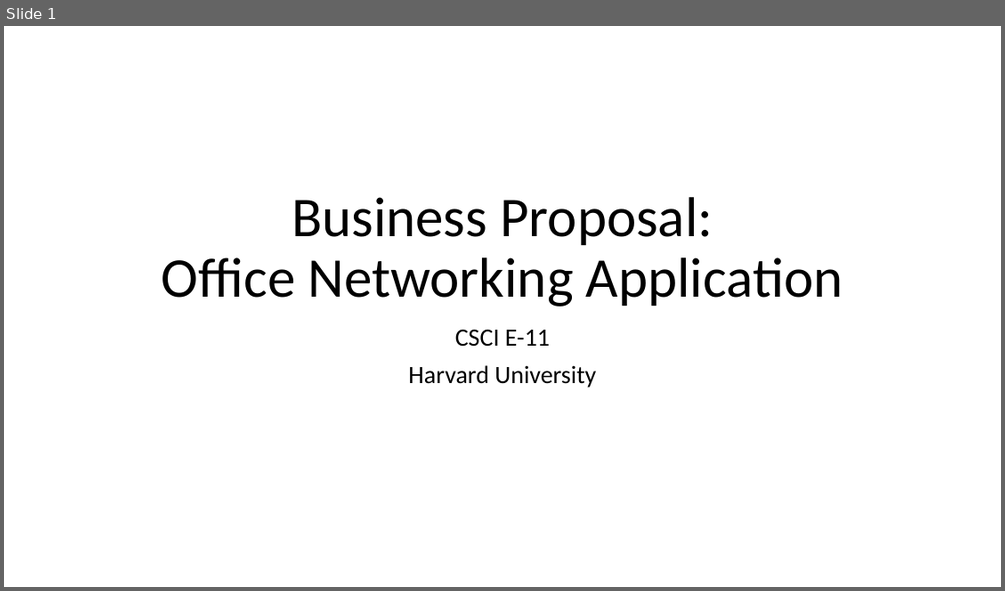
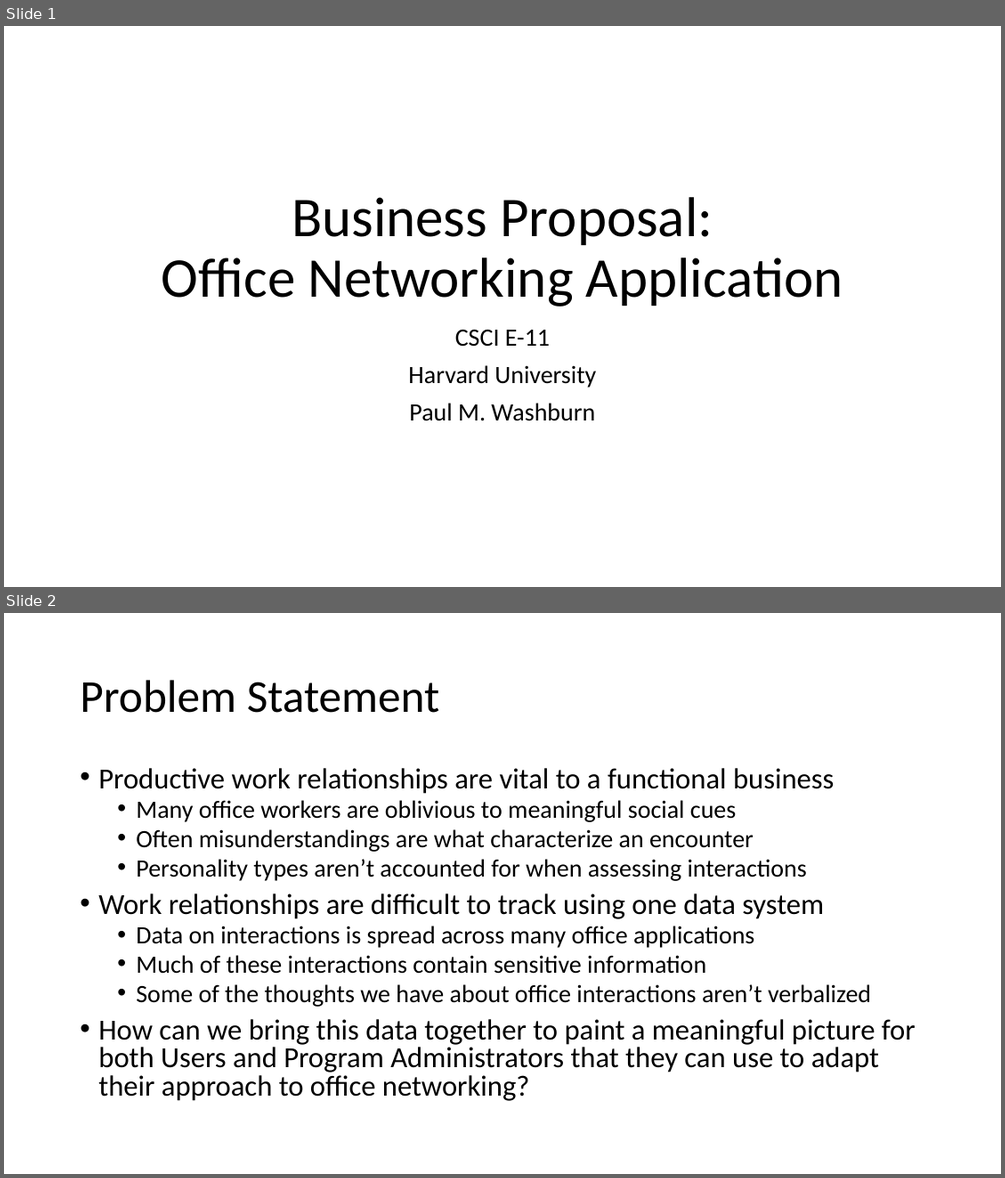
Before and after one commit to paulmattheww/csci-e-11-challenges-opportunities-bigdata-iot-cybersecurity, a slide deck: Business Proposal.pptx. Shown one above the other, each under a label of ours: slide 1 before the commit, slides 1 and 2 after it. The pictures are 1005x591 and 1005x1178 pixels, drawn with LibreOffice and Linux fonts; fonts in the diff are those of the drawing. Boxes give left, top, right and bottom in pixels: in the first picture for what was removed or moved away, otherwise in the second. Text is boxed around its words. In the diff, an @@ line names an element or a change of style, - is before the commit and + after.

```diff
--- a/Business Proposal.pptx
+++ b/Business Proposal.pptx
@@ slide 2 added at [4, 613, 1001, 1174], background #FFFFFF @@
@@ title added at [80, 680, 440, 713], 44 pt, text #000000 @@
+Problem Statement
@@ text added at [98, 768, 915, 1101], 24 pt, text #000000 @@
+• Productive work relationships are vital to a functional business
+  • Many office workers are oblivious to meaningful social cues
+  • Often misunderstandings are what characterize an encounter
+  • Personality types aren’t accounted for when assessing interactions
+• Work relationships are difficult to track using one data system
+  • Data on interactions is spread across many office applications
+  • Much of these interactions contain sensitive information
+  • Some of the thoughts we have about office interactions aren’t verbalized
+• How can we bring this data together to paint a meaningful picture for both Users and Program Administrators that they can use to adapt their approach to office networking?
@@ slide 1 changed as well @@
@@ subtitle at [409, 402, 595, 421]: paragraph added @@
+Paul M. Washburn
```
Also in this commit, not shown: 3 other slides changed, 3 other slides added, 3 other files.
